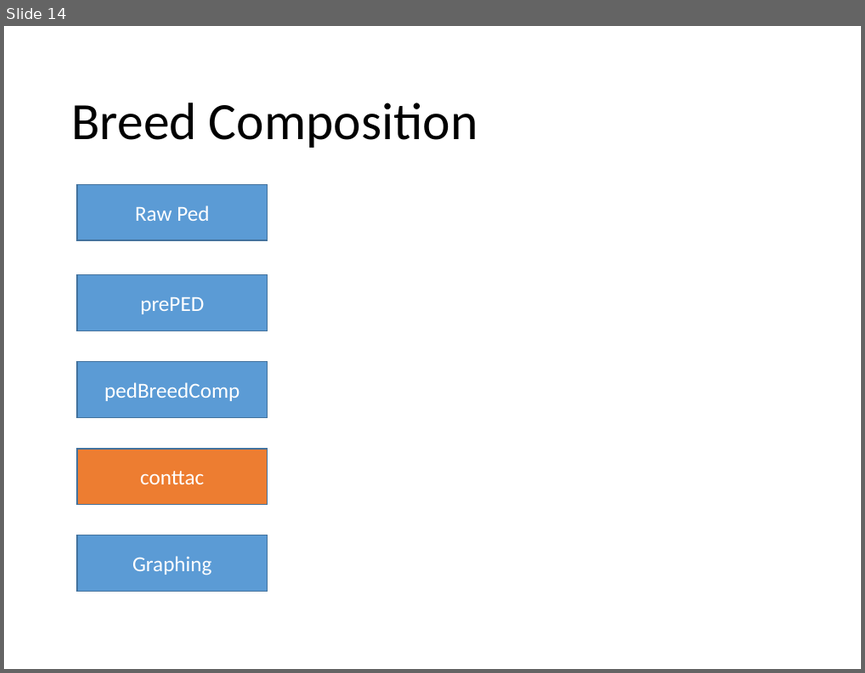
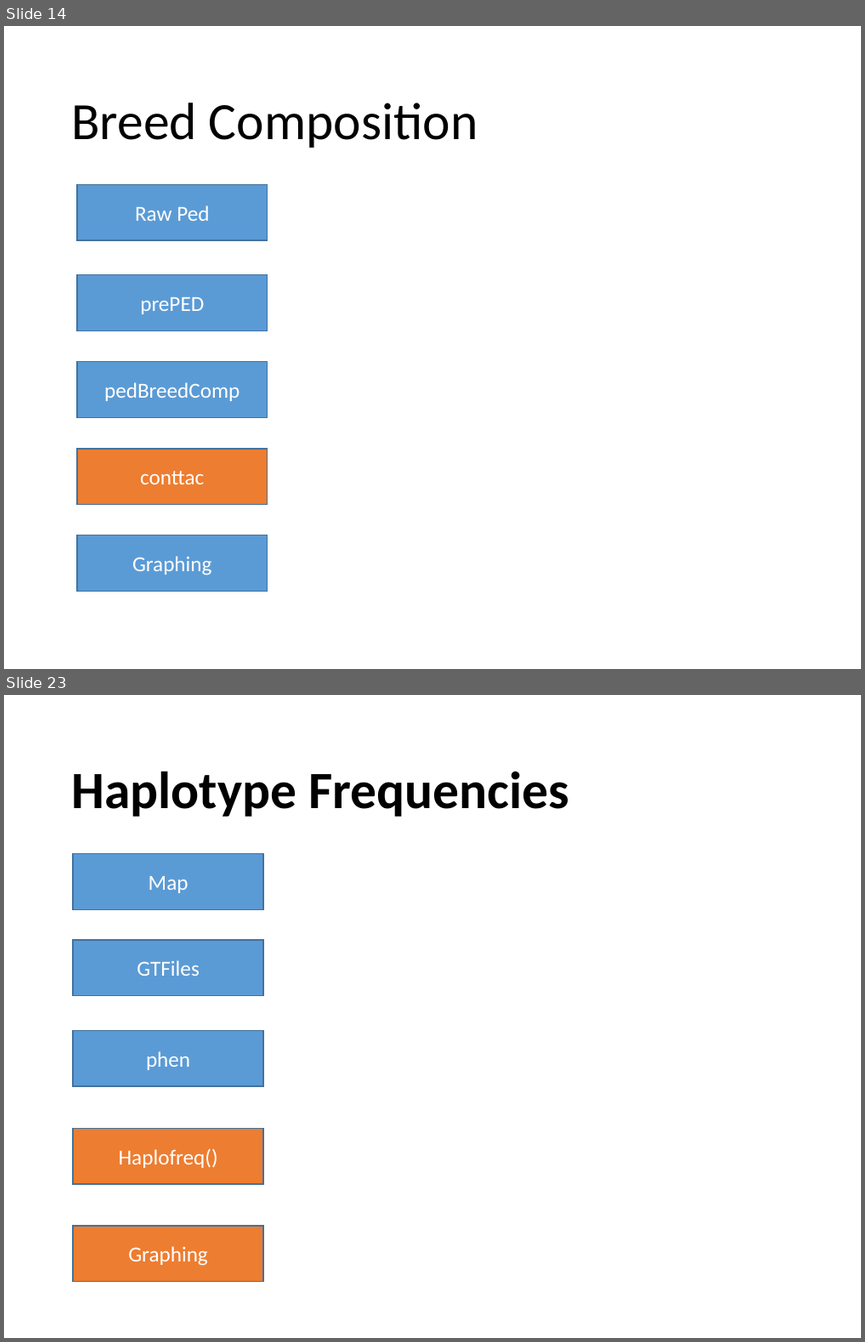
Before and after one commit to mahboob82/optiSelTool, a slide deck: docs/OCS.pptx. Shown one above the other, each under a label of ours: slide 14 before the commit, slides 14 and 23 after it; the slides between them are not shown. The pictures are 865x673 and 865x1342 pixels, drawn with LibreOffice and Linux fonts; fonts in the diff are those of the drawing. Boxes give left, top, right and bottom in pixels: in the first picture for what was removed or moved away, otherwise in the second. Text is boxed around its words. In the diff, an @@ line names an element or a change of style, - is before the commit and + after.

Commit message:
pptx

```diff
--- a/docs/OCS.pptx
+++ b/docs/OCS.pptx
@@ slide 23 added at bbox=[4, 695, 861, 1338], background #FFFFFF @@
@@ title added at bbox=[71, 771, 569, 817], 44 pt, text #000000, bold @@
+Haplotype Frequencies
@@ rectangle added at bbox=[74, 853, 263, 909], fill #5B9BD5, outline #43739E 1 pt, 18 pt, text #FFFFFF @@
+Map
@@ rectangle added at bbox=[74, 940, 263, 996], fill #5B9BD5, outline #43739E 1 pt, 18 pt, text #FFFFFF @@
+GTFiles
@@ rectangle added at bbox=[74, 1030, 263, 1086], fill #5B9BD5, outline #43739E 1 pt, 18 pt, text #FFFFFF @@
+phen
@@ rectangle added at bbox=[74, 1128, 263, 1184], fill #ED7D31, outline #43739E 1 pt, 18 pt, text #FFFFFF @@
+Haplofreq()
@@ rectangle added at bbox=[74, 1225, 263, 1281], fill #ED7D31, outline #43739E 1 pt, 18 pt, text #FFFFFF @@
+Graphing
```
Also in this commit, not shown: 19 other slides added, 1 other file.
